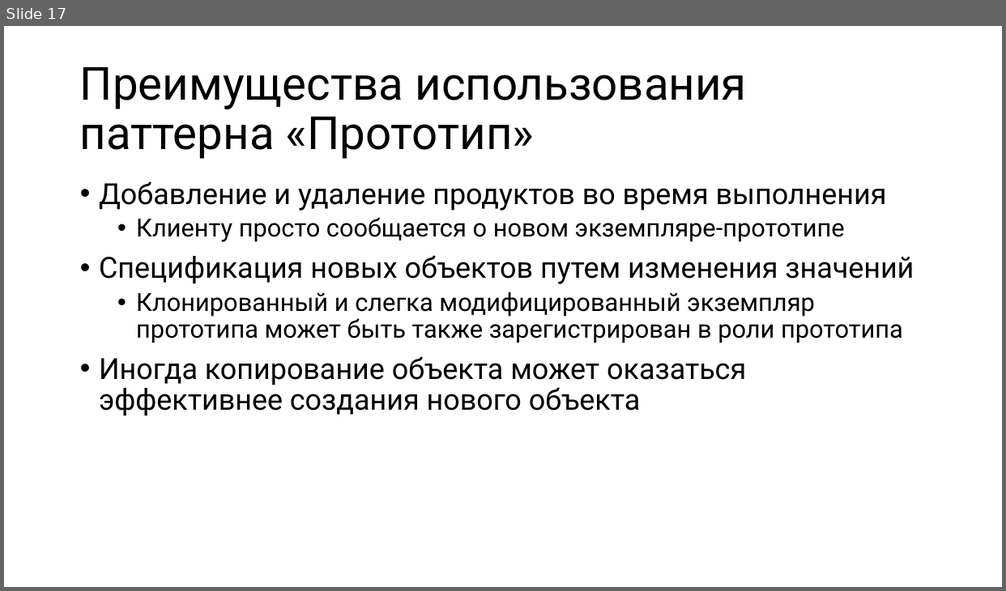
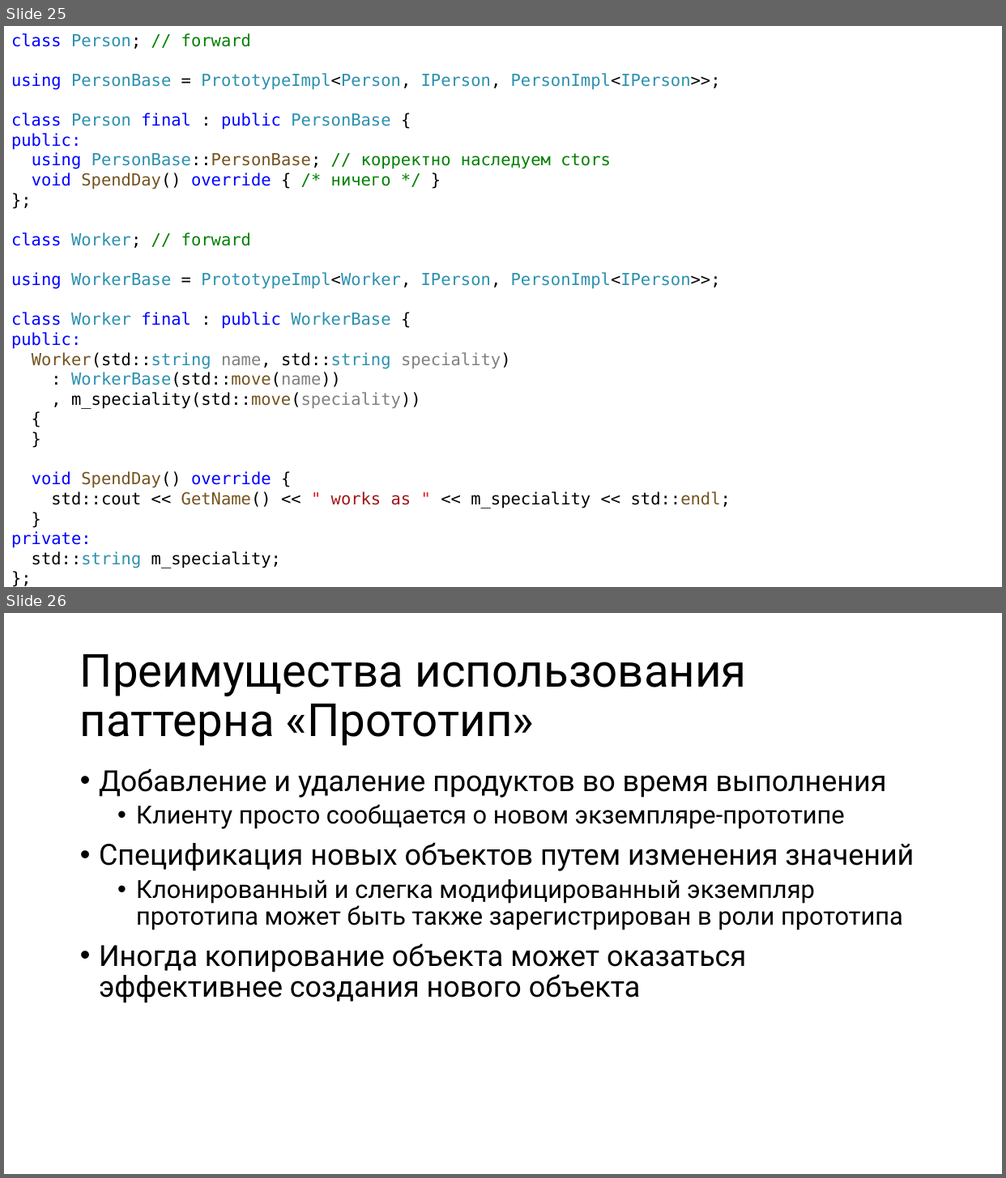
Before and after one commit to alexey-malov/ood, a slide deck: lectures/14.prototype/prototype.pptx. Shown one above the other, each under a label of ours: slide 17 before the commit, slides 25 and 26 after it. The pictures are 1006x591 and 1006x1178 pixels, drawn with LibreOffice and Linux fonts; fonts in the diff are those of the drawing. Boxes give left, top, right and bottom in pixels: in the first picture for what was removed or moved away, otherwise in the second. Text is boxed around its words. In the diff, an @@ line names an element or a change of style, - is before the commit and + after.

```diff
--- a/lectures/14.prototype/prototype.pptx
+++ b/lectures/14.prototype/prototype.pptx
@@ slide 25 added at <box>4,26,1002,587</box>, background #FFFFFF @@
@@ text added at <box>11,33,731,569</box>, 16 pt, text #2B91AF @@
+class Person; // forward
+using PersonBase = PrototypeImpl<Person, IPerson, PersonImpl<IPerson>>;
+class Person final : public PersonBase {
+public:
+using PersonBase::PersonBase; // корректно наследуем ctors
+void SpendDay() override { /* ничего */ }
+};
+class Worker; // forward
+using WorkerBase = PrototypeImpl<Worker, IPerson, PersonImpl<IPerson>>;
+class Worker final : public WorkerBase {
+public:
+Worker(std::string name, std::string speciality)
+: WorkerBase(std::move(name))
+, m_speciality(std::move(speciality))
+{
+}
+void SpendDay() override {
+std::cout << GetName() << " works as " << m_speciality << std::endl;
+}
+private:
+std::string m_speciality;
+};
@@ what was slide 17 is now slide 26 @@
```
Also in this commit, not shown: 5 slides changed, 26 other slides added, 2 slides removed, 10 other files.
